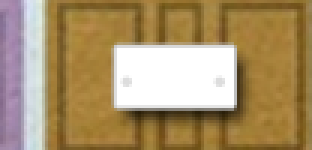
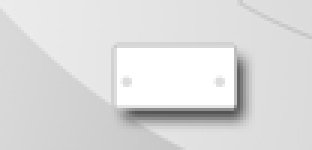
Layer changes from the first w=312, h=150 image to the second:
added layer "Warstwa 11" above "Warstwa 10" over [left=0, top=0, right=312, bottom=150]
hid "Warstwa 10" over [left=0, top=0, right=312, bottom=150]
